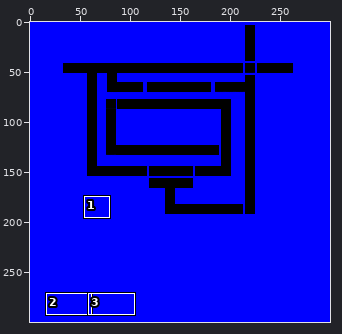
Sprite sheet, stored at ReactionDiffusionSimulation/circuit2.png. Above, an overview of the earlier version with the close-up marked.
Close-up. Earlier state:
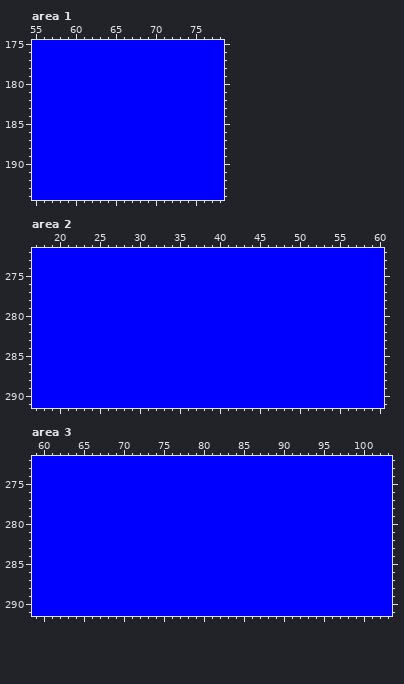
The file is 300x300 pixels. Colours within 5 levels of each other are drawn and written as one. Shown: area 1: x 55..78, y 175..194; area 2: x 17..60, y 272..291; area 3: x 59..103, y 272..291. The commit also changed other parts of the picture, which this record leaves out.
And afterwards:
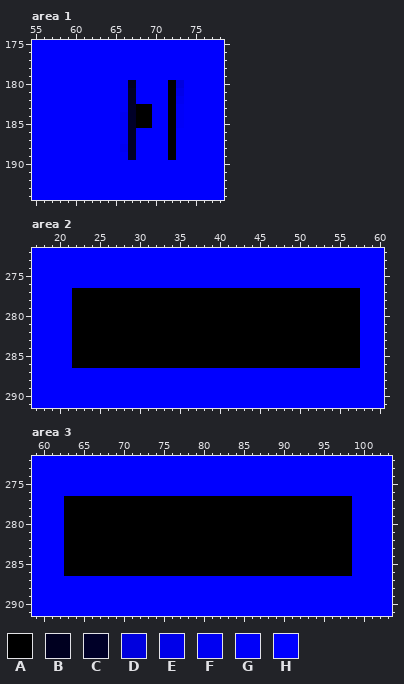
Palette (. is transparent): A #000000  B #000020  C #000028  D #0000de  E #0000e9  F #0000f2  G #0000f9  H #0000ff
Diff:
Area 1:
y 180: x 66..67 HH -> GB; x 72..73 HH -> AD
y 181: x 66..67 HH -> GC; x 72..73 HH -> AE
y 182: x 66..67 HH -> GC; x 72..73 HH -> AF
y 183: x 66..69 HHHH -> GCAA; x 72..73 HH -> AG
y 184: x 66..69 HHHH -> FCAA; x 72..73 HH -> AG
y 185: x 66..69 HHHH -> GCAA; x 72..73 HH -> AG
y 186..187: x 66..67 HH -> GC; x 72 H -> A
y 188: x 66..67 HH -> FC; x 72 H -> A
y 189: x 66..67 HH -> GC; x 72 H -> A
Area 2:
y 277..286: x 22..57 HHHHHHHHHHHHHHHHHHHHHHHHHHHHHHHHHHHH -> AAAAAAAAAAAAAAAAAAAAAAAAAAAAAAAAAAAA
Area 3:
y 277..286: x 63..98 HHHHHHHHHHHHHHHHHHHHHHHHHHHHHHHHHHHH -> AAAAAAAAAAAAAAAAAAAAAAAAAAAAAAAAAAAA
Pixel boxes of the changes (left, top, right, bottom) in both close-ups:
changed: (120, 80, 184, 160)
changed: (72, 288, 360, 368)
changed: (64, 496, 352, 576)
